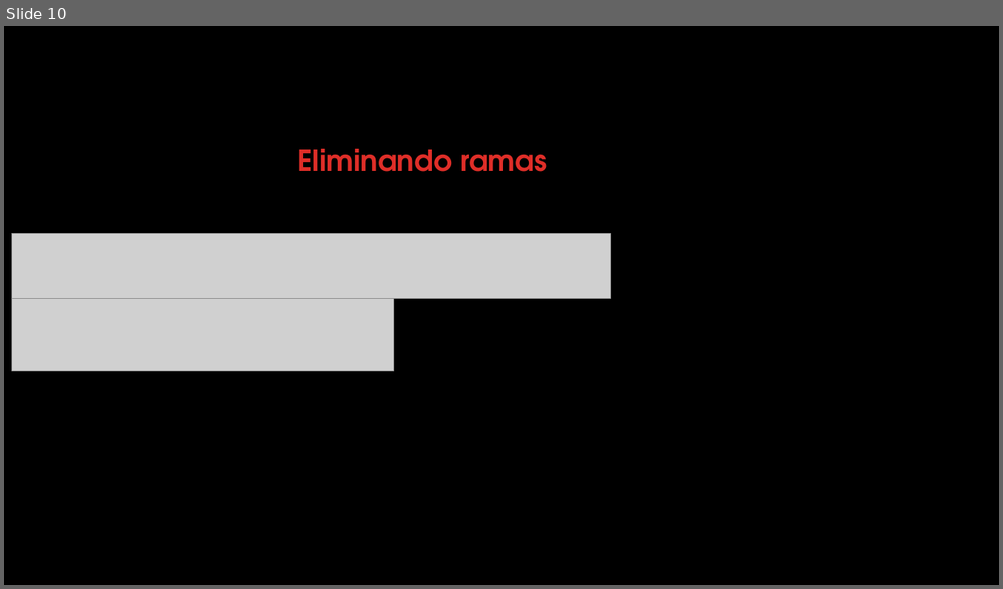
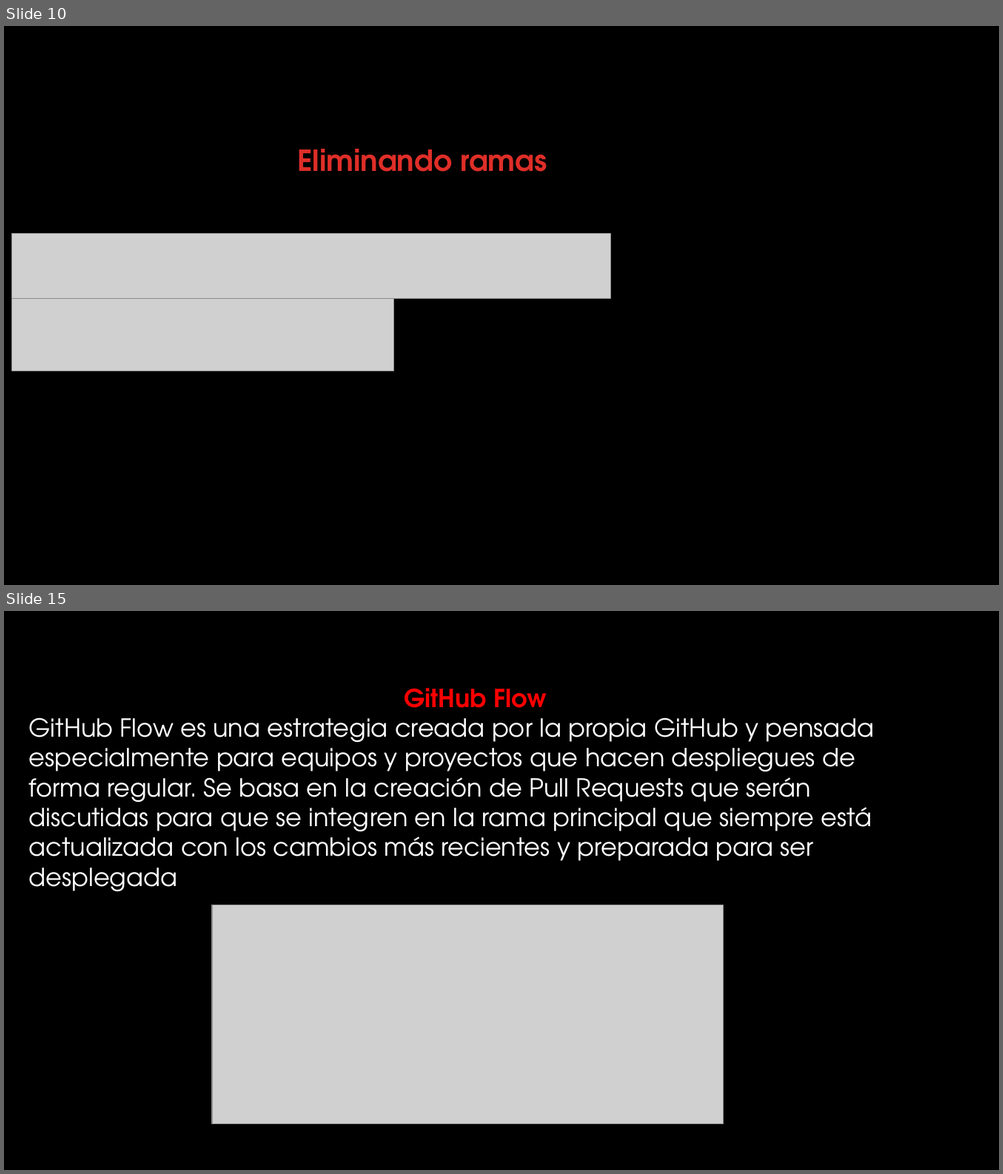
Before and after one commit to Jb788/Empezando, a slide deck: Pasos.pptx. Shown one above the other, each under a label of ours: slide 10 before the commit, slides 10 and 15 after it; the slides between them are not shown. The pictures are 1003x589 and 1003x1174 pixels, drawn with LibreOffice and Linux fonts; fonts in the diff are those of the drawing; grey boxes stand for pictures; background and template pictures are left out. Boxes give left, top, right and bottom in pixels: in the first picture for what was removed or moved away, otherwise in the second. Text is boxed around its words. In the diff, an @@ line names an element or a change of style, - is before the commit and + after.

Commit message:
Cuarto cambio

```diff
--- a/Pasos.pptx
+++ b/Pasos.pptx
@@ slide 15 added at bbox=[4, 611, 999, 1170], background #000000 @@
@@ text added at bbox=[29, 688, 874, 892], 24 pt, text #FFFFFF @@
+GitHub Flow
+GitHub Flow es una estrategia creada por la propia GitHub y pensada especialmente para equipos y proyectos que hacen despliegues de forma regular. Se basa en la creación de Pull Requests que serán discutidas para que se integren en la rama principal que siempre está actualizada con los cambios más recientes y preparada para ser desplegada
@@ picture added at bbox=[212, 906, 724, 1125] @@
```
Also in this commit, not shown: 1 slide changed, 4 other slides added.
